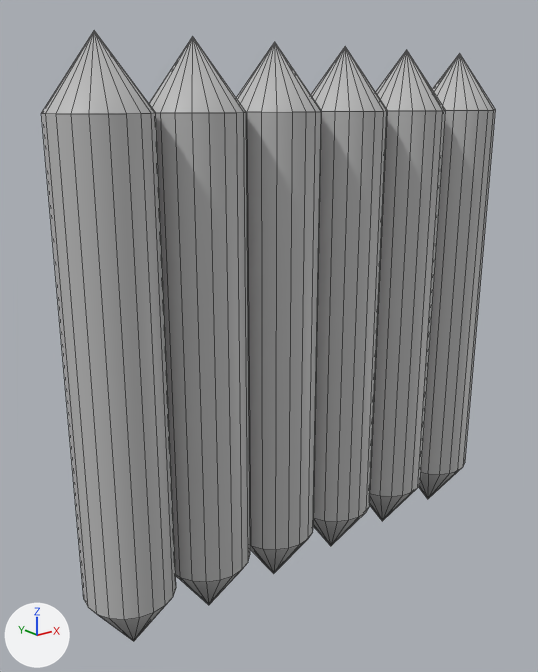
One commit to the FBX model Assets/Gate-Side2.fbx: the scene before it, then after it.
The view is the same before and after, from a 50 mm camera at (-0.0305, -0.0752, 0.0685) aimed at (0.0332, 0.0045, 0.0366). The axes (+X, +Y, +Z) are drawn at lower left. The lights are the same throughout. Mesh edges are drawn as thin lines. Where no turn or scale is listed for an object, it has been applied to the vertices.

The scene before the commit, as lines of its bpy script (objects in view):
```python
me_mesh = bpy.data.meshes.new('Mesh')
me_mesh.from_pydata(...)  # 534 vertices, 660 faces; spans x -0.0737..0.0022, y -0.0074..0.0044, z -0.0394..0.0359
me_mesh.materials.append(mat_lambert1)  # grey #bcbcbc
ob_ppipe4 = bpy.data.objects.new('pPipe4', me_mesh)
ob_ppipe4.location = (0.0748, 0.0019, 0.0397)
```
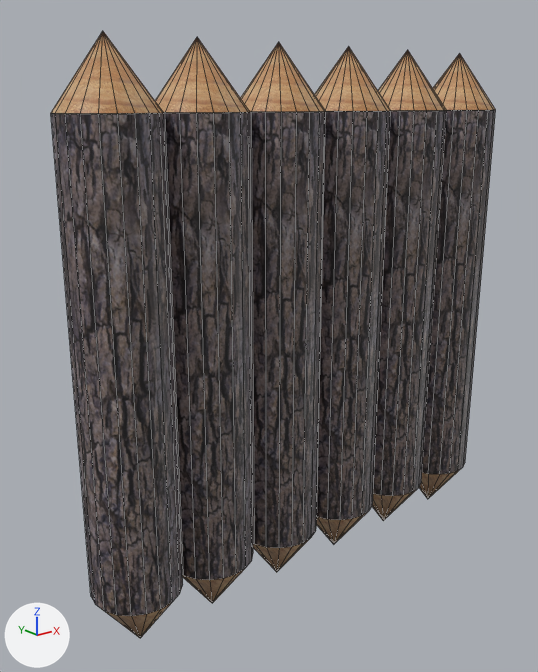
Where the newer file only moved an object's origin or applied its transform, the numbers keep the older frame.

What differs and where, as boxes [x1, y1, x2, y2] in the pictures (538 x 672 px; the box of a moved part takes in the faces that stretch with it):
'pPipe4', reshaped: before [41, 30, 496, 641]; after [51, 31, 496, 638]
part 1 of me_mesh, moved or reshaped: before [311, 46, 387, 546]; after [372, 50, 447, 521]
part 2 of me_mesh, moved or reshaped: before [41, 30, 176, 641]; after [51, 31, 183, 638]
part 3 of me_mesh, moved or reshaped: before [149, 37, 250, 605]; after [241, 42, 326, 572]
part 4 of me_mesh, moved or reshaped: before [285, 50, 459, 526]; after [155, 37, 459, 603]
part 5 of me_mesh, recoloured: before [237, 42, 496, 574]; after [197, 37, 496, 603]

Diff of the bpy script that builds the scene:
```diff
--- a/Assets/Gate-Side2.fbx.py
+++ b/Assets/Gate-Side2.fbx.py
@@ img_gatehand_jpg @@
+img_gatehand_jpg = load_image('gatehand.jpg', 'Materials/gatehand.jpg', 1024, 1024, 'sRGB')
@@ img_gate_jpg @@
+img_gate_jpg = load_image('gate.jpg', 'Materials/gate.jpg', 1024, 1024, 'sRGB')
@@ mat_file2material @@
+mat_file2material = principled_material('file2Material')
+mat_file2material.texture = img_gatehand_jpg
@@ mat_file1material @@
+mat_file1material = principled_material('file1Material')
+mat_file1material.texture = img_gate_jpg
@@ me_mesh @@
 # used by ob_ppipe4; location = (0.0748, 0.0019, 0.0397)
-me_mesh.from_pydata(...)  # 534 vertices, 660 faces; spans x -0.0737..0.0022, y -0.0074..0.0044, z -0.0394..0.0359
+me_mesh.from_pydata(...)  # 534 vertices, 660 faces; spans x -0.0727..0.0022, y -0.0074..0.0044, z -0.0394..0.0359
+# me_mesh part 1: the loose piece of 42 vertices spanning x -0.038..-0.0261, y -0.0074..0.0044, z -0.0394..0.0359 is moved by (0.0123, 0.0, 0.0), in mat_file1material (picture img_gate_jpg)
+# me_mesh part 2: the loose piece of 42 vertices spanning x -0.0737..-0.0618, y -0.0074..0.0044, z -0.0394..0.0359 is moved by (0.001, 0.0, 0.0), in mat_file1material (picture img_gate_jpg)
+# me_mesh part 3: the loose piece of 42 vertices spanning x -0.0617..-0.0498, y -0.0074..0.0044, z -0.0394..0.0359 is moved by (0.0125, 0.0, 0.0), in mat_file1material (picture img_gate_jpg)
+# me_mesh part 4
+# 22 vertices are removed from x -0.0391..-0.0141, y -0.005..0.002, z -0.0394..0.0359
+# 126 faces are deleted
+# 6 vertices in x -0.0439, y -0.0074..0.0044, z -0.0394..0.0359 move by (-0.0113, 0.0, 0.0)
+# 4 vertices in x -0.0487, y -0.005..0.002, z -0.0313..0.0277 move by (-0.0017, 0.0, 0.0)
+# 4 vertices in x -0.0474, y -0.0063..0.0033, z -0.0313..0.0277 move by (-0.0043, 0.0, 0.0)
+# 4 vertices in x -0.0457, y -0.0071..0.0042, z -0.0313..0.0277 move by (-0.0076, 0.0, 0.0)
+# 4 vertices in x -0.0421, y -0.0071..0.0042, z -0.0313..0.0277 move by (-0.0149, 0.0, 0.0)
+# 4 vertices in x -0.0404, y -0.0063..0.0033, z -0.0313..0.0277 move by (-0.0182, 0.0, 0.0)
+# 32 vertices move from x -0.0498..-0.0165, y -0.0074..0.0044, z -0.0313..0.0277 to x -0.0492..-0.0255, y -0.0074..0.0044, z -0.0313..0.0277
+# 12 vertices are added at x -0.0611..-0.0314, y -0.005..0.002, z -0.0394..0.0359
+# 10 new vertices lie (0.0, 0.0, 0.059) away from vertices in x -0.0611..-0.0362, y -0.005..0.002, z -0.0313
+# 126 new faces join them, mat_file1material (picture img_gate_jpg)
+# me_mesh part 5: 170 faces spanning x -0.0586..0.0017, y -0.0074..0.0044, z -0.0394..0.0359 switch from mat_lambert1 (grey #bcbcbc) to mat_file1material (picture img_gate_jpg)
+me_mesh.materials.append(mat_file2material)  # picture img_gatehand_jpg
```
